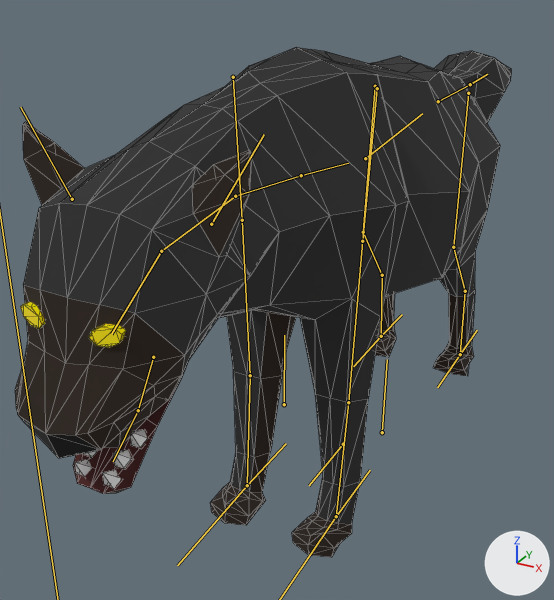
Renders of the glTF model Combat/Enemies/DireWolf/dire_wolf.glb from each side of a commit.
Before and after are seen from a camera (50 mm lens) standing at (0.97, -2.3, 1.69) and looking at (-0.29, 0.0, 0.55). The axes (+X, +Y, +Z) are drawn at lower right. The lights are the same throughout. The bones that bend it are drawn over the model as lines. Mesh edges are drawn as thin lines.

Names of what the first picture shows: 'Model'.
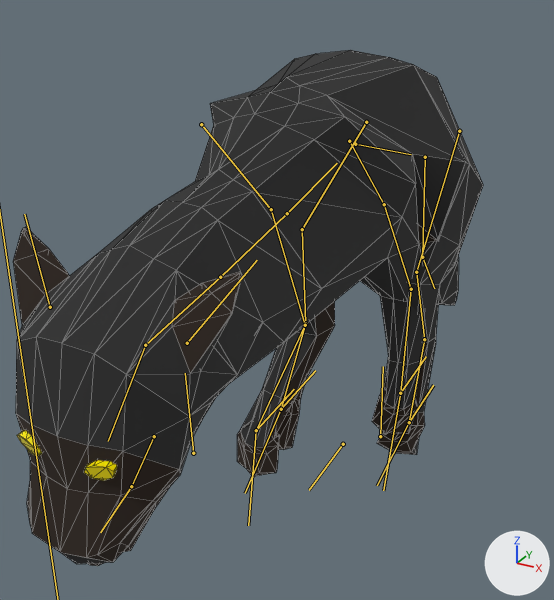
The newer file adds an action. The first version stands in its rest pose; the second is drawn at frame 1 of the action 'CombatRun'.

Location of each change, [x1, y1, x2, y2] in pixels of the pictures (554 x 600 px):
'Model', posed: before [15, 47, 511, 557]; after [13, 50, 483, 566]
bone 'root', root to tip: before (343, 444) to (309, 485); after (343, 444) to (309, 490)
bone 'chest', root to tip: before (301, 175) to (348, 163); after (287, 213) to (337, 163)
bone 'hindquarters', root to tip: before (365, 158) to (422, 113); after (355, 144) to (411, 154)
bone 'tail1', root to tip: before (438, 101) to (470, 84); after (425, 157) to (422, 257)
bone 'tail2', root to tip: before (470, 84) to (487, 74); after (422, 257) to (434, 288)
bone 'upper_leg.L', root to tip: before (468, 93) to (453, 247); after (459, 131) to (416, 272)
bone 'middle_leg.L', root to tip: before (453, 247) to (465, 291); after (416, 272) to (424, 339)
bone 'lower_leg.L', root to tip: before (465, 291) to (460, 354); after (424, 339) to (409, 422)
bone 'back_paw.L', root to tip: before (460, 354) to (437, 387); after (409, 422) to (377, 485)
bone 'upper_leg.R', root to tip: before (375, 86) to (363, 232); after (366, 122) to (302, 229)
bone 'middle_leg.R', root to tip: before (363, 232) to (382, 275); after (302, 229) to (305, 323)
bone 'lower_leg.R', root to tip: before (382, 275) to (381, 336); after (305, 323) to (281, 409)
bone 'back_paw.R', root to tip: before (381, 336) to (353, 366); after (281, 409) to (245, 493)
bone 'upper_arm.L', root to tip: before (377, 88) to (362, 241); after (349, 141) to (384, 204)
bone 'middle_arm.L', root to tip: before (362, 241) to (348, 402); after (384, 204) to (411, 289)
bone 'lower_arm.L', root to tip: before (348, 402) to (336, 516); after (411, 289) to (400, 393)
bone 'upper_arm.R', root to tip: before (233, 77) to (242, 220); after (201, 124) to (271, 209)
bone 'middle_arm.R', root to tip: before (242, 220) to (250, 375); after (271, 209) to (305, 325)
bone 'lower_arm.R', root to tip: before (250, 375) to (247, 485); after (305, 325) to (256, 430)
bone 'front_paw.R', root to tip: before (247, 485) to (177, 565); after (256, 430) to (248, 525)
bone 'neck1', root to tip: before (301, 175) to (235, 196); after (287, 213) to (220, 277)
bone 'neck2', root to tip: before (235, 196) to (161, 251); after (220, 277) to (145, 345)
bone 'head', root to tip: before (161, 251) to (111, 334); after (145, 345) to (108, 441)
bone 'upper_jaw', root to tip: before (153, 357) to (138, 410); after (154, 436) to (131, 486)
bone 'ear.L', root to tip: before (211, 224) to (264, 134); after (187, 343) to (257, 260)
bone 'ear.R', root to tip: before (72, 199) to (20, 107); after (50, 307) to (24, 214)

What the commit changed:
Bone 'root' (bone_root) turns from (0, 0, 0) to (4, 0, 0) degrees about its own x, y and z.
Bone 'chest' (bone_chest) moves from (0.0, 0.0, 0.0) to (0.0, 0.003, -0.059).
Bone 'chest' (bone_chest) turns from (0, 0, 0) to (14, 0, 0) degrees about its own x, y and z.
Bone 'hindquarters' (bone_hindquarters) turns from (0, 0, 0) to (-40, 0, 0) degrees about its own x, y and z.
Bone 'tail1' (bone_tail1) turns from (0, 0, 0) to (-61, 0, 0) degrees about its own x, y and z.
Bone 'tail2' (bone_tail2) turns from (0, 0, 0) to (44, -4, -1) degrees about its own x, y and z.
Bone 'upper_leg.L' (bone_upper_leg_l) turns from (0, 0, 0) to (-1, 0, 24) degrees about its own x, y and z.
Bone 'middle_leg.L' (bone_middle_leg_l) turns from (0, 0, 0) to (0, 0, -30) degrees about its own x, y and z.
Bone 'lower_leg.L' (bone_lower_leg_l) turns from (0, 0, 0) to (1, 0, 8) degrees about its own x, y and z.
Bone 'back_paw.L' (bone_back_paw_l) turns from (0, 0, 0) to (-1, 0, -36) degrees about its own x, y and z.
Bone 'upper_leg.R' (bone_upper_leg_r) turns from (0, 0, 0) to (-1, 0, -37) degrees about its own x, y and z.
Bone 'middle_leg.R' (bone_middle_leg_r) turns from (0, 0, 0) to (0, 0, 21) degrees about its own x, y and z.
Bone 'lower_leg.R' (bone_lower_leg_r) turns from (0, 0, 0) to (1, 0, -6) degrees about its own x, y and z.
Bone 'back_paw.R' (bone_back_paw_r) turns from (0, 0, 0) to (-2, 1, 79) degrees about its own x, y and z.
Bone 'upper_arm.L' (bone_upper_arm_l) turns from (0, 0, 0) to (34, 0, 1) degrees about its own x, y and z.
Bone 'middle_arm.L' (bone_middle_arm_l) turns from (0, 0, 0) to (-12, 0, -2) degrees about its own x, y and z.
Bone 'lower_arm.L' (bone_lower_arm_l) turns from (0, 0, 0) to (-38, 0, -1) degrees about its own x, y and z.
Bone 'front_paw.L' (bone_front_paw_l) turns from (0, 0, 0) to (74, -3, 3) degrees about its own x, y and z.
Bone 'upper_arm.R' (bone_upper_arm_r) turns from (0, 0, 0) to (24, 0, -6) degrees about its own x, y and z.
Bone 'middle_arm.R' (bone_middle_arm_r) turns from (0, 0, 0) to (-18, 1, 6) degrees about its own x, y and z.
Bone 'lower_arm.R' (bone_lower_arm_r) turns from (0, 0, 0) to (-55, 6, 11) degrees about its own x, y and z.
Bone 'front_paw.R' (bone_front_paw_r) turns from (0, 0, 0) to (114, 12, -7) degrees about its own x, y and z.
Bone 'neck1' (bone_neck1) turns from (0, 0, 0) to (3, 0, 0) degrees about its own x, y and z.
Bone 'neck2' (bone_neck2) turns from (0, 0, 0) to (14, 0, 0) degrees about its own x, y and z.
Bone 'head' (bone_head) turns from (0, 0, 0) to (-13, 0, 0) degrees about its own x, y and z.
Bone 'upper_jaw' (bone_upper_jaw) turns from (0, 0, 0) to (30, 0, 0) degrees about its own x, y and z.
Bone 'ear.L' (bone_ear_l) turns from (0, 0, 0) to (-33, -19, 6) degrees about its own x, y and z.
Bone 'ear.R' (bone_ear_r) turns from (0, 0, 0) to (-33, 19, -6) degrees about its own x, y and z.
